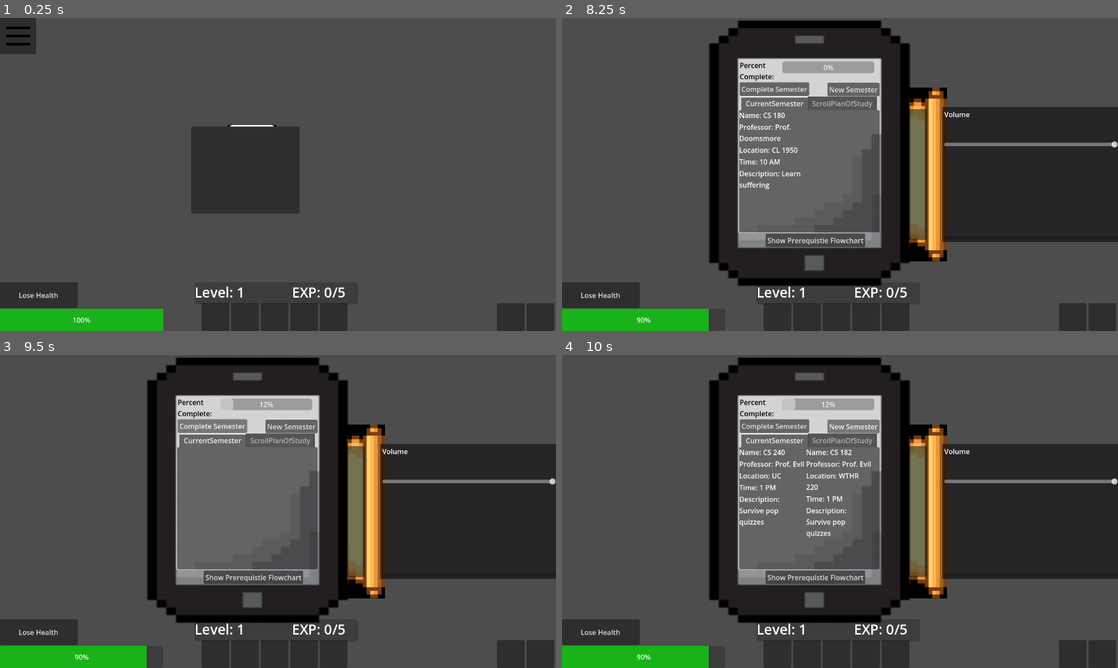
Above: before the commit, frames 1-4 (two rows, left to right).
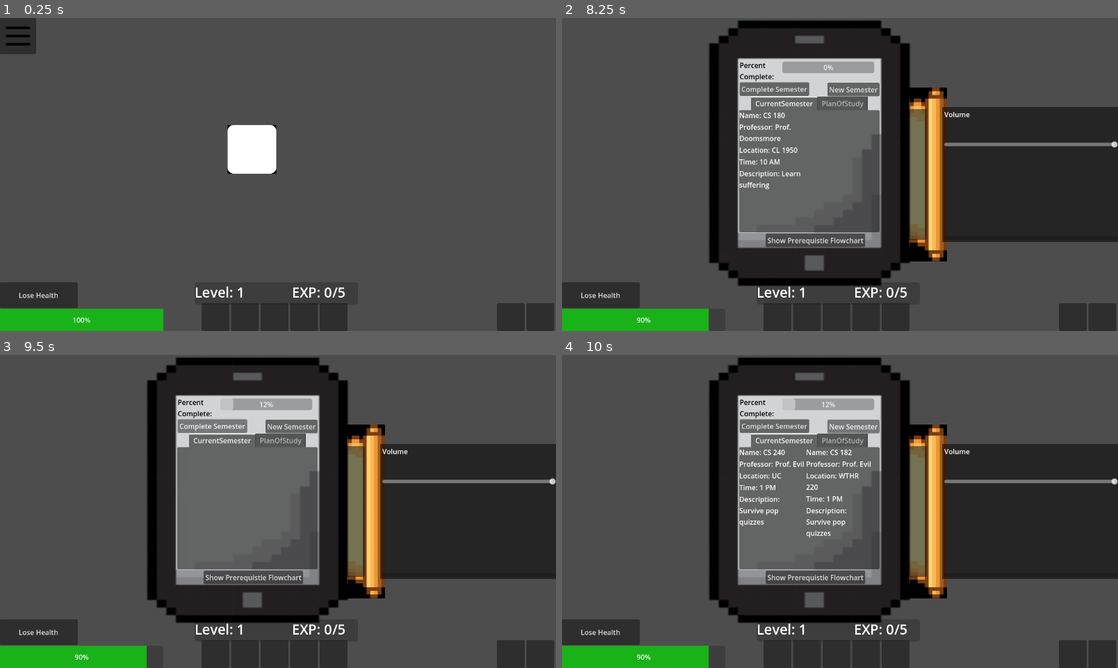
Above: after the commit, the same moments.

Repository: trex414/Profpocalypse-Purdue-Edition
Game: Godot game, scene res://test_main.tscn
Same seed, same stepped clock (60 frames per second), same inputs: the game is played once before the commit and once after it.
Inputs (mouse positions are in pixels of both pictures, inside the frame that each line leads up to):
- Up to frame 1 (0.25 s): no input
- Up to frame 2 (8.25 s): click (778, 318) at 0.52 s; click (806, 318) at 1.27 s; click (834, 318) at 2 s; click (867, 318) at 2.75 s; click (895, 318) at 3.5 s; click "Lose Health" at 4.25 s; click (578, 36) at 5 s; click "Preferences" at 5.75 s; click "Key Bindings" at 6.5 s; click "Save Game" at 7.25 s; tap Enter at 8 s; move the mouse to (962, 158) at 8.02 s; hold D (move_right) from 8.03 s (still down); tap C (courses_information) at 8.1 s
- Up to frame 3 (9.5 s): release D (move_right) at 8.75 s; click "Complete Semester" at 8.75 s
- Up to frame 4 (10 s): click "New Semester" at 9.5 s

The runs differ from the first frame. In frame 1, 5.4% of the frame differs, in the area x 34-54%, y 34-63%; in frame 2, 0.4%; in frame 3, 0.4%; in frame 4, 0.4%.

Commit message:
Finshed up popups for plan of study

Diff:
--- a/MajorInformation/Scenes/MajorInformation.tscn
+++ b/MajorInformation/Scenes/MajorInformation.tscn
@@ -91,12 +91,12 @@
 columns = 2
 metadata/_tab_index = 0
 
-[node name="ScrollPlanOfStudy" type="ScrollContainer" parent="CanvasLayer/Panel/TabContainer"]
+[node name="PlanOfStudy" type="ScrollContainer" parent="CanvasLayer/Panel/TabContainer"]
 visible = false
 layout_mode = 2
 metadata/_tab_index = 1
 
-[node name="VboxPlanOfStudy" type="VBoxContainer" parent="CanvasLayer/Panel/TabContainer/ScrollPlanOfStudy"]
+[node name="VboxPlanOfStudy" type="VBoxContainer" parent="CanvasLayer/Panel/TabContainer/PlanOfStudy"]
 layout_mode = 2
 size_flags_horizontal = 3
 
@@ -111,12 +111,12 @@
 expand_mode = 1
 
 [node name="PopupPanel" type="PopupPanel" parent="CanvasLayer/Panel"]
-position = Vector2i(440, 250)
-size = Vector2i(250, 200)
+position = Vector2i(425, 237)
+size = Vector2i(285, 174)
 visible = true
 
-[node name="Label" type="Label" parent="CanvasLayer/Panel/PopupPanel"]
+[node name="VBoxContainer" type="VBoxContainer" parent="CanvasLayer/Panel/PopupPanel"]
 offset_left = 4.0
 offset_top = 4.0
-offset_right = 246.0
-offset_bottom = 196.0
+offset_right = 281.0
+offset_bottom = 170.0
--- a/MajorInformation/Script/majorInformation.gd
+++ b/MajorInformation/Script/majorInformation.gd
@@ -32,6 +32,7 @@
 
 var current_semester: String = "Freshman Fall"  # Change this to switch displayed semester
 var semester_index: int = 0  # Tracks which semester we're on
+var last_pressed = 0
 
 @onready var flowchart = $CanvasLayer/Panel/PrerequisiteFlowchartTexture
 @onready var grid_container = $CanvasLayer/Panel/TabContainer/CurrentSemester
@@ -39,8 +40,10 @@
 @onready var NewSemester = $CanvasLayer/Panel/NewSemester
 @onready var progress_bar = $CanvasLayer/Panel/ProgressBar
 @onready var PrerequisiteFlowchartButton = $CanvasLayer/Panel/PrerequisiteFlowchart
-@onready var vbox = $CanvasLayer/Panel/TabContainer/ScrollPlanOfStudy/VboxPlanOfStudy
+@onready var vbox = $CanvasLayer/Panel/TabContainer/PlanOfStudy/VboxPlanOfStudy
 @onready var popup = $CanvasLayer/Panel/PopupPanel  # Reference to the PopupPanel
+@onready var popup_vbox = popup.get_node("VBoxContainer")  # Get the VBox inside the popup
+
 
 func _ready():
 	semester_index = PlayerData.semester_index
@@ -84,7 +87,6 @@
 		var semester_label = Label.new()
 		semester_label.text = semester_data["semester"]
 		vbox.add_child(semester_label)
-
 		# Loop through courses and add buttons
 		for course in semester_data["courses"]:
 			var course_button = Button.new()
@@ -110,10 +112,14 @@
 		print("Major Info opened.")
 	else:
 		flowchart.visible = false
+		popup.visible = false
 		print("Major Info closed.")
 
 func toggle_flowchart():
 	flowchart.visible = !flowchart.visible  # Toggle visibility
+
+func toggle_popup():
+	popup.visible = !popup.visible  # Toggle visibility
 
 # this one is the entire process of completing a semester and gaining a new one
 # the next two are split up for the purpose of the requirements I set during planning
@@ -124,9 +130,7 @@
 		current_semester = next_semester
 		semester_index += 1  # Increment semester index
 		progress_bar.value = semester_index  # Update progress bar
-
 		PlayerData.semester_index = semester_index
-
 		update_display()
 	else:
 		print("No more semesters!")  # Debug message
@@ -134,35 +138,52 @@
 		progress_bar.value = 8  # Update progress bar
 
 func _on_complete_semester_pressed():
-	if semester_index < 8:
-		var next_semester = get_next_semester()
-		PlayerData.current_semester = next_semester
-		current_semester = next_semester
-		semester_index += 1  # Increment semester index
-		PlayerData.semester_index = semester_index
-		progress_bar.value = semester_index  # Update progress bar
-		clear_current_semester()
+	if last_pressed == 0:
+		if semester_index < 8:
+			var next_semester = get_next_semester()
+			PlayerData.current_semester = next_semester
+			current_semester = next_semester
+			semester_index += 1  # Increment semester index
+			PlayerData.semester_index = semester_index
+			progress_bar.value = semester_index  # Update progress bar
+			clear_current_semester()
+			last_pressed = 1
 
 func _on_new_semester_pressed():
-	if semester_index < 8:
-		update_display()
-	else:
-		print("No more semesters!")  # Debug message
+	if last_pressed == 1:
+		if semester_index < 8:
+			update_display()
+		else:
+			print("No more semesters!")  # Debug message
+		last_pressed = 0
 
 func _on_course_button_pressed(course):
-	# Get references to popup elements
-	var title_label = popup.get_node("TitleLabel")
-	var professor_label = popup.get_node("ProfessorLabel")
-	var location_label = popup.get_node("LocationLabel")
-	var time_label = popup.get_node("TimeLabel")
-	var description_label = popup.get_node("DescriptionLabel")
-
-	# Update popup content
+	# Clear previous popup content
+	for child in popup_vbox.get_children():
+		child.queue_free()
+	# Add new labels dynamically
+	var title_label = Label.new()
 	title_label.text = "Course: " + course["name"]
+	popup_vbox.add_child(title_label)
+	var professor_label = Label.new()
 	professor_label.text = "Professor: " + course["professor"]
+	popup_vbox.add_child(professor_label)
+	var location_label = Label.new()
 	location_label.text = "Location: " + course["location"]
+	popup_vbox.add_child(location_label)
+	var time_label = Label.new()
 	time_label.text = "Time: " + course["time"]
+	popup_vbox.add_child(time_label)
+	var description_label = Label.new()
 	description_label.text = "Description: " + course["description"]
-
+	popup_vbox.add_child(description_label)
+	# Add Close Button
+	var close_button = Button.new()
+	close_button.text = "Close"
+	close_button.pressed.connect(_on_close_button_pressed)
+	popup_vbox.add_child(close_button)
 	# Show the popup
 	popup.show()
+
+func _on_close_button_pressed():
+	popup.hide()  # Hide popup
